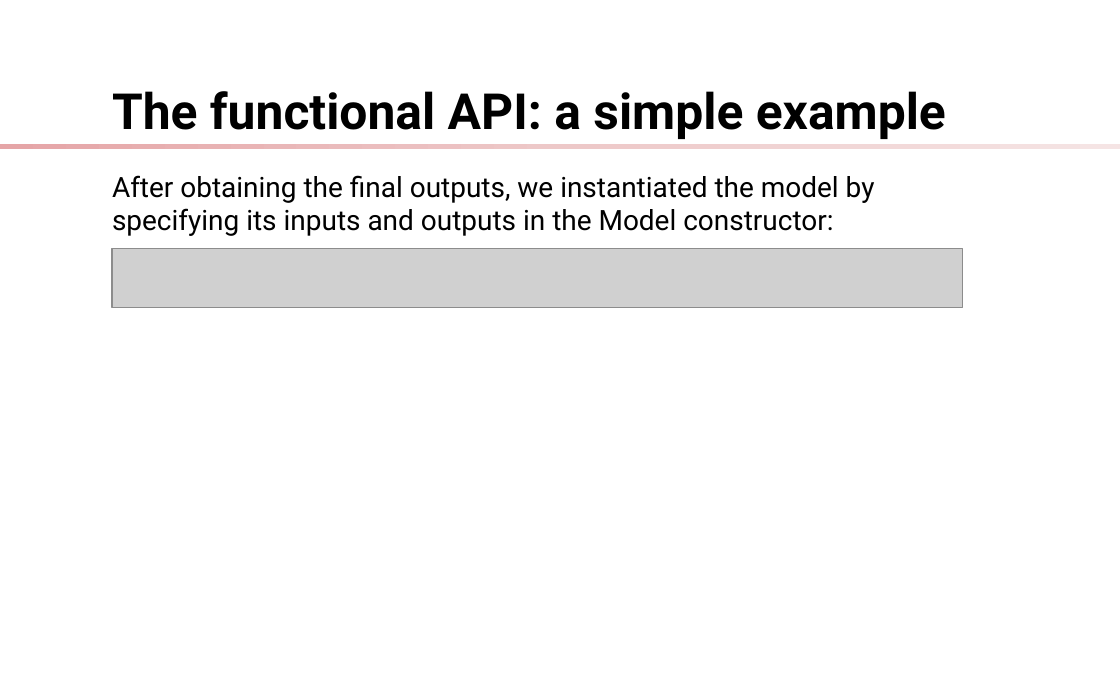
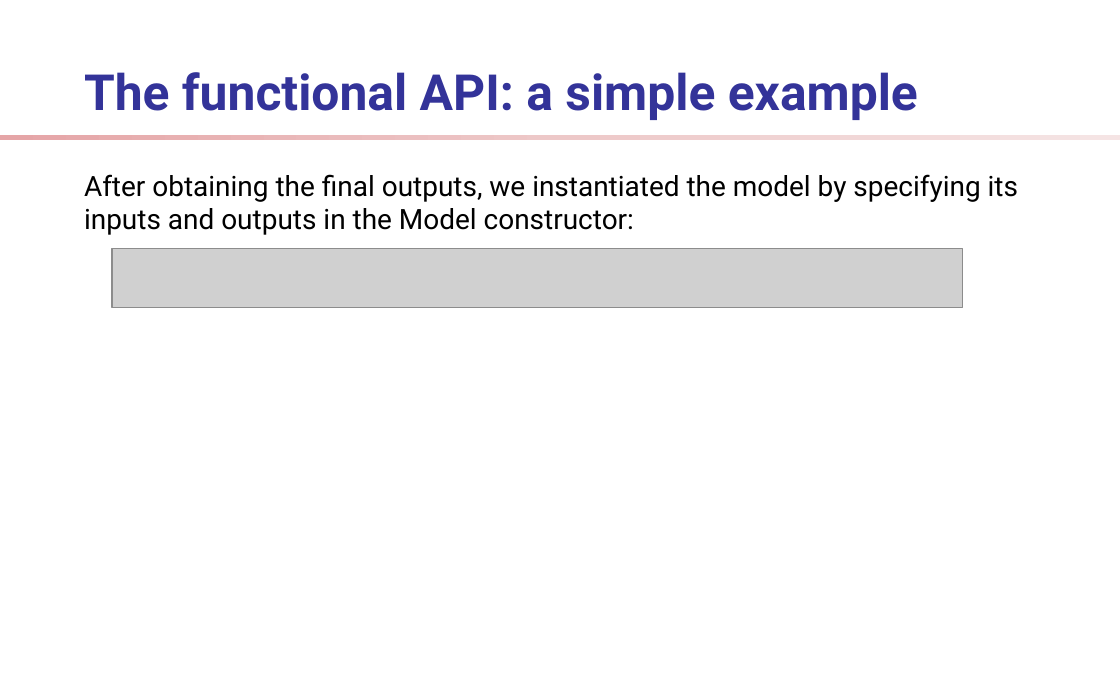
Before and after one commit to ShelpAm/learn-deep-learning, a slide deck: slide 19 of docs/presentation.odp. Drawn at 1120x700 pixels with LibreOffice and Linux fonts; fonts in the diff are those of the drawing; grey boxes stand for pictures; background and template pictures are left out. Boxes give left, top, right and bottom in pixels: in the first picture for what was removed or moved away, otherwise in the second. Text is boxed around its words. In the diff, an @@ line names an element or a change of style, - is before the commit and + after.

```diff
--- a/docs/presentation.odp
+++ b/docs/presentation.odp
@@ title "The functional API: a simple ...": place and size @@
-title "The functional API: a simple ..." at (112,91,946,139)
+title "The functional API: a simple ..." at (84,72,918,120)
@@ title "The functional API: a simple ..." at (84,72,918,120): text colour #000000 to #333399 @@
@@ rectangle: place and size @@
-rectangle at (0,144,1120,149)
+rectangle at (0,136,1120,140)
@@ text "After obtaining the final outputs, ..." rewrapped from (112,175,875,236) to (84,174,1018,235) @@
```
Also in this commit, not shown: 19 other slides changed, 6 slides added, 5 other files.
